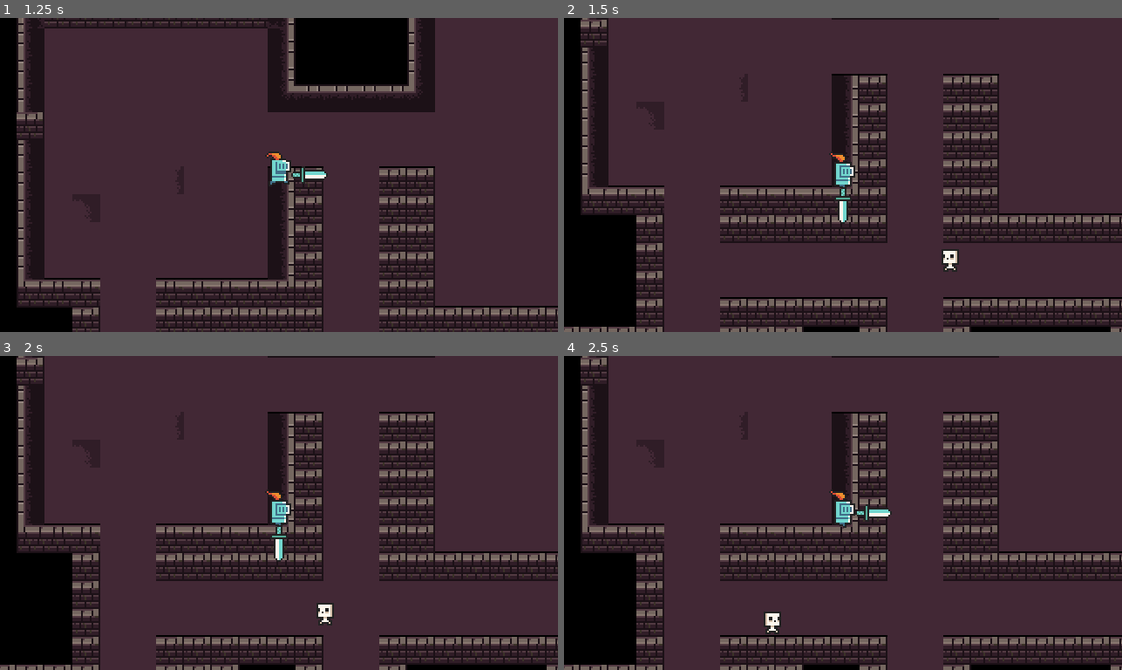
Above: before the commit, frames 1-4 (two rows, left to right).
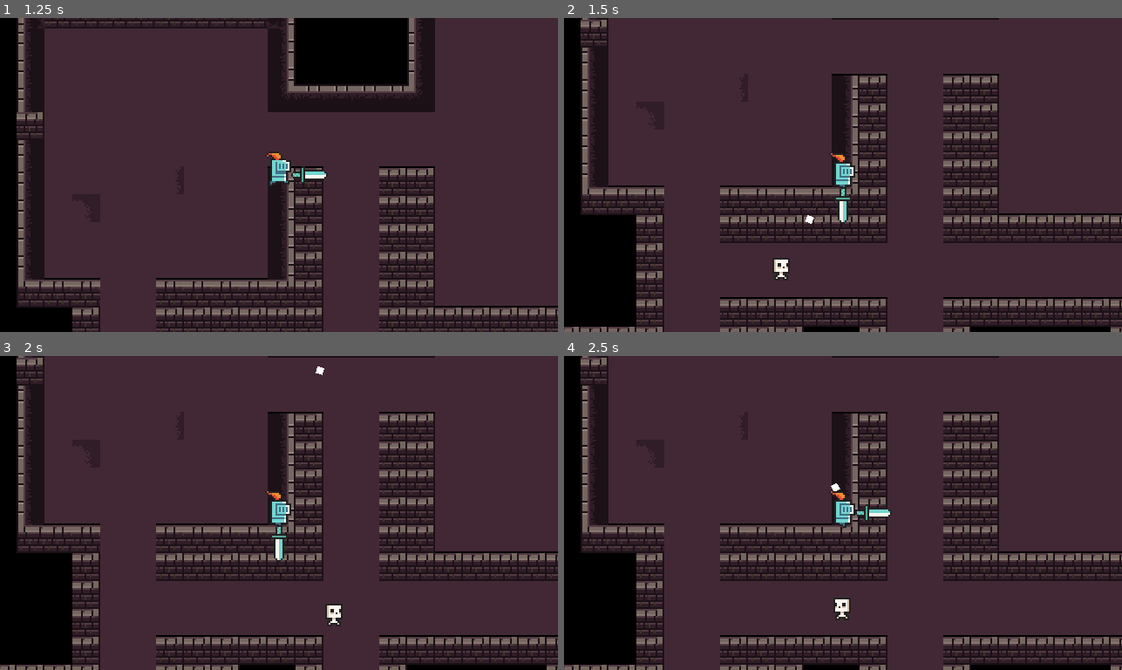
Above: after the commit, the same moments.

Repository: mkinteh2012-glitch/Dungeons-
Game: Godot game, scene res://Sprites/game.tscn
Same seed, same stepped clock (60 frames per second), same inputs: the game is played once before the commit and once after it.
Inputs:
- Up to frame 1 (1.25 s): tap Enter at 0.5 s; hold D (move_right) from 0.53 s (still down); tap Up (attack) at 0.6 s
- Up to frame 2 (1.5 s): release D (move_right) at 1.28 s; hold S (move_down) from 1.28 s (still down); tap Up (attack) at 1.35 s
- Up to frame 3 (2 s): keep holding S (move_down)
- Up to frame 4 (2.5 s): release S (move_down) at 2.03 s; hold D (move_right) from 2.03 s (still down); tap Alt at 2.1 s; tap Up (attack) at 2.3 s

Frame 1 is identical in both runs. In frame 2, 0.4% of the frame differs, in the area x 37-71%, y 62-84%; in frame 3, 0.3%; in frame 4, 0.4%.

Commit message:
Enemies got bullets now

Diff:
--- a/Levels/Test.tscn
+++ b/Levels/Test.tscn
@@ -1,8 +1,9 @@
-[gd_scene load_steps=8 format=4 uid="uid://85wsqpmigrem"]
+[gd_scene load_steps=9 format=4 uid="uid://85wsqpmigrem"]
 
 [ext_resource type="Texture2D" uid="uid://cvw86en08fxam" path="res://Images/37033d6e-0c40-44a3-857b-0192add29fc7.png" id="1_f8gr7"]
 [ext_resource type="Texture2D" uid="uid://burjsmcxgm5c6" path="res://Images/0f6a29db-2521-4e60-899f-1795dfa4906e.png" id="2_xfdtu"]
 [ext_resource type="PackedScene" uid="uid://drcjwnfgschuo" path="res://Sprites/Enemy/skitter.tscn" id="3_f8gr7"]
+[ext_resource type="PackedScene" uid="uid://ci38jjf03150f" path="res://Sprites/Projectile/skitter_projectile.tscn" id="4_xfdtu"]
 
 [sub_resource type="TileSetAtlasSource" id="TileSetAtlasSource_iotdp"]
 texture = ExtResource("1_f8gr7")
@@ -471,10 +472,12 @@
 [node name="PlayerSpawn" type="Marker2D" parent="."]
 position = Vector2(-45, -43)
 
+[node name="Skitter2" parent="." instance=ExtResource("3_f8gr7")]
+z_index = 1
+position = Vector2(65, 67)
+projectile_scene = ExtResource("4_xfdtu")
+
 [node name="Skitter" parent="." instance=ExtResource("3_f8gr7")]
 z_index = 1
-position = Vector2(220, -59)
-
-[node name="Skitter2" parent="." instance=ExtResource("3_f8gr7")]
-z_index = 1
-position = Vector2(58, 63)
+position = Vector2(218, -61)
+projectile_scene = ExtResource("4_xfdtu")
--- a/Scripts/Health.gd
+++ b/Scripts/Health.gd
@@ -1,16 +1,19 @@
 extends Node
 
 signal died
+signal health_changed(current_health)
 
-@export var max_health := 100
-var health := 100
+@export var max_health := 3        # 3 hearts
+var current_health := max_health
 
 func _ready():
-	health = max_health
+	current_health = max_health
 
-func take_damage(amount: int):
-	health -= amount
-	print("Health:", health)
+func take_damage(amount := 0.5):
+	current_health -= amount
+	current_health = clamp(current_health, 0, max_health)
 
-	if health <= 0:
+	emit_signal("health_changed", current_health)
+
+	if current_health <= 0:
 		emit_signal("died")
--- /dev/null
+++ b/Scripts/SkitterHealth.gd
@@ -0,0 +1,16 @@
+extends Node
+
+signal died
+
+@export var max_health := 100
+var health := 100
+
+func _ready():
+	health = max_health
+
+func take_damage(amount: int):
+	health -= amount
+	print("Health:", health)
+
+	if health <= 0:
+		emit_signal("died")
--- a/Scripts/dagger.gd
+++ b/Scripts/dagger.gd
@@ -20,24 +20,29 @@
 
 	can_attack = false
 
-	# 1. Position and Rotate
+	# 1. Position the Dagger
+	# We use global_position to ensure it stays where the player swung
 	global_position = owner_player.global_position + direction.normalized() * attack_range
-	rotation = direction.angle() + deg_to_rad(90)
+	rotation = direction.angle()
 
-	# 2. Enable Hitbox
+	# 2. Wake up the Hitbox
 	hitbox.monitoring = true
 
-	# Wait for the next physics frame to ensure overlap is detected
-	await get_tree().process_frame
+	# 3. Give the Physics Engine time to "feel" the overlap
+	# We wait 0.1 seconds (the duration of your swing/lunge)
+	await get_tree().create_timer(0.1).timeout
 
-	# 3. Detect and Damage
-	for body in hitbox.get_overlapping_bodies():
-		# Check if the body has a take_damage method and isn't the player
-		if body != owner_player and body.has_method("take_damage"):
+	# 4. Check what we hit
+	var bodies = hitbox.get_overlapping_bodies()
+
+	# Check the 'Output' console for this message!
+	print("Dagger hit: ", bodies)
+
+	for body in bodies:
+		if body.has_method("take_damage") and body != owner_player:
 			body.take_damage(damage)
 
-
-	# 4. Disable Hitbox and wait for cooldown
+	# 5. Cleanup
 	hitbox.monitoring = false
 	await get_tree().create_timer(cooldown).timeout
 	can_attack = true
--- a/Scripts/skitter.gd
+++ b/Scripts/skitter.gd
@@ -1,6 +1,9 @@
 extends CharacterBody2D
 
 ## --- Exports ---
+@export var max_health := 50
+var current_health: int
+
 @export_group("Movement")
 @export var base_speed := 90        # Slightly faster base
 @export var max_speed := 220       # Higher top speed for repositioning
@@ -10,7 +13,8 @@
 @export_group("Combat")
 @export var projectile_scene: PackedScene
 @export var shoot_cooldown := 0.4  # MUCH faster attack rate (was 1.0)
-@export var burst_count := 1       # Potential for future burst logic
+@export var burst_count := 3
+@export var burst_chance := 0.1
 
 @export_group("AI Behavior")
 @export var flee_offset_range := 24
@@ -28,9 +32,23 @@
 @onready var anim = $AnimatedSprite2D
 
 func _ready() -> void:
+	current_health = max_health # Initialize health
 	rng.randomize()
 	if not is_in_group("enemies"):
 		add_to_group("enemies")
+
+# This MUST be exactly 'take_damage' to match the dagger's check
+func take_damage(amount: int) -> void:
+	print("Enemy took ", amount, " damage!")
+	current_health -= amount
+
+	# Visual feedback (flash red)
+	modulate = Color.RED
+	await get_tree().create_timer(0.1).timeout
+	modulate = Color.WHITE
+
+	if current_health <= 0:
+		queue_free()
 
 func _physics_process(delta: float) -> void:
 	# 1. Player Validation
@@ -105,14 +123,33 @@
 		wall_escape_timer = wall_bounce_duration
 
 ## --- Combat ---
+## --- Combat ---
+## --- Combat ---
+## --- Combat ---
 func shoot(dir: Vector2) -> void:
 	if not projectile_scene: return
 
-	var proj = projectile_scene.instantiate()
-	proj.global_position = global_position
+	# Determine if this attack is a burst or a single shot
+	var is_burst = rng.randf() < burst_chance
+	var shots_to_fire = burst_count if is_burst else 1
 
-	# Safety check for projectile property
-	if "direction" in proj:
-		proj.direction = dir
+	for i in range(shots_to_fire):
+		var proj = projectile_scene.instantiate()
 
-	get_parent().add_child(proj)
+		# Small random spread (±4 degrees) so bullets don't overlap
+		var spread = deg_to_rad(rng.randf_range(-4, 4))
+		var final_dir = dir.rotated(spread)
+
+		proj.global_position = global_position
+
+		# Add to the main scene so projectiles don't move with the enemy
+		get_tree().current_scene.add_child(proj)
+
+		if "direction" in proj:
+			proj.direction = final_dir
+
+		proj.rotation = final_dir.angle()
+
+		# The 'await' creates the delay between shots in a burst
+		if shots_to_fire > 1 and i < shots_to_fire - 1:
+			await get_tree().create_timer(0.12).timeout
--- a/Scripts/skitter_projectile.gd
+++ b/Scripts/skitter_projectile.gd
@@ -1,19 +1,19 @@
 extends Area2D
 
-@export var speed := 200
+@export var speed := 400.0
 var direction := Vector2.ZERO
 
-func _physics_process(delta):
+func _physics_process(delta: float) -> void:
+	# This moves the projectile forward
 	global_position += direction * speed * delta
 
-	# Optional: destroy if off-screen
-	var vp = get_viewport_rect()
-	if global_position.x < 0 or global_position.y < 0 \
-	or global_position.x > vp.size.x or global_position.y > vp.size.y:
+func _on_body_entered(body: Node2D) -> void:
+	if body.is_in_group("player"):
+		# body.take_damage(10) # Replace with your player damage logic
+		queue_free()
+	elif body is TileMap:
 		queue_free()
 
-func _on_body_entered(body):
-	if body.name == "Player": # assumes your player node is named Player
-		if body.has_method("take_damage"):
-			body.take_damage(1)
-		queue_free()
+# Helps performance by deleting bullets that miss
+func _on_visible_on_screen_notifier_2d_screen_exited() -> void:
+	queue_free()
--- a/Sprites/Enemy/skitter.tscn
+++ b/Sprites/Enemy/skitter.tscn
@@ -2,7 +2,7 @@
 
 [ext_resource type="Texture2D" uid="uid://cn88p321ynfw" path="res://Images/0x72_DungeonTilesetII_v1.7.png" id="1_8a645"]
 [ext_resource type="Script" uid="uid://bnhqxwp63qmbw" path="res://Scripts/skitter.gd" id="1_kug7q"]
-[ext_resource type="Script" uid="uid://dh3hgrq7pmdre" path="res://Scripts/Health.gd" id="4_0thfl"]
+[ext_resource type="Script" uid="uid://dh3hgrq7pmdre" path="res://Scripts/SkitterHealth.gd" id="4_0thfl"]
 
 [sub_resource type="AtlasTexture" id="AtlasTexture_qta1n"]
 atlas = ExtResource("1_8a645")
@@ -70,6 +70,7 @@
 size = Vector2(8, 13)
 
 [node name="Skitter" type="CharacterBody2D"]
+collision_layer = 2
 script = ExtResource("1_kug7q")
 
 [node name="Timer" type="Timer" parent="."]
@@ -83,5 +84,5 @@
 position = Vector2(0, 1.5)
 shape = SubResource("RectangleShape2D_sl8p1")
 
-[node name="Health" type="Node" parent="."]
+[node name="SkitterHealth" type="Node" parent="."]
 script = ExtResource("4_0thfl")
--- a/Sprites/Player.tscn
+++ b/Sprites/Player.tscn
@@ -1,8 +1,9 @@
-[gd_scene load_steps=13 format=3 uid="uid://b7hddce26nu4x"]
+[gd_scene load_steps=14 format=3 uid="uid://b7hddce26nu4x"]
 
 [ext_resource type="Script" uid="uid://cdhnb3xfajp6p" path="res://Scripts/player.gd" id="1_7dks2"]
 [ext_resource type="Texture2D" uid="uid://cn88p321ynfw" path="res://Images/0x72_DungeonTilesetII_v1.7.png" id="1_awwv4"]
-[ext_resource type="Script" uid="uid://dh3hgrq7pmdre" path="res://Scripts/Health.gd" id="3_c2xe1"]
+[ext_resource type="Script" uid="uid://dh3hgrq7pmdre" path="res://Scripts/SkitterHealth.gd" id="3_c2xe1"]
+[ext_resource type="Script" uid="uid://cqrf8k3aw0537" path="res://Scripts/health.gd" id="4_fj2py"]
 
 [sub_resource type="AtlasTexture" id="AtlasTexture_4daxp"]
 atlas = ExtResource("1_awwv4")
@@ -90,4 +91,4 @@
 script = ExtResource("3_c2xe1")
 
 [node name="Health" type="Node" parent="."]
-script = ExtResource("3_c2xe1")
+script = ExtResource("4_fj2py")
--- /dev/null
+++ b/UI/Hearts.tscn
@@ -0,0 +1,66 @@
+[gd_scene load_steps=10 format=3 uid="uid://bmhy8a5lishmo"]
+
+[ext_resource type="Texture2D" uid="uid://c6h7smd27gbiu" path="res://Images/HealthUI.png" id="1_0lx7c"]
+
+[sub_resource type="AtlasTexture" id="AtlasTexture_56ksd"]
+atlas = ExtResource("1_0lx7c")
+region = Rect2(0, 0, 33, 11)
+
+[sub_resource type="AtlasTexture" id="AtlasTexture_q7oqs"]
+atlas = ExtResource("1_0lx7c")
+region = Rect2(0, 11, 33, 11)
+
+[sub_resource type="AtlasTexture" id="AtlasTexture_8kmf1"]
+atlas = ExtResource("1_0lx7c")
+region = Rect2(0, 22, 33, 11)
+
+[sub_resource type="AtlasTexture" id="AtlasTexture_eeble"]
+atlas = ExtResource("1_0lx7c")
+region = Rect2(0, 33, 33, 11)
+
+[sub_resource type="AtlasTexture" id="AtlasTexture_4bpxh"]
+atlas = ExtResource("1_0lx7c")
+region = Rect2(0, 44, 33, 11)
+
+[sub_resource type="AtlasTexture" id="AtlasTexture_j7a1o"]
+atlas = ExtResource("1_0lx7c")
+region = Rect2(0, 55, 33, 11)
+
+[sub_resource type="AtlasTexture" id="AtlasTexture_roiue"]
+atlas = ExtResource("1_0lx7c")
+region = Rect2(0, 66, 33, 11)
+
+[sub_resource type="SpriteFrames" id="SpriteFrames_linqy"]
+animations = [{
+"frames": [{
+"duration": 1.0,
+"texture": SubResource("AtlasTexture_56ksd")
+}, {
+"duration": 1.0,
+"texture": SubResource("AtlasTexture_q7oqs")
+}, {
+"duration": 1.0,
+"texture": SubResource("AtlasTexture_8kmf1")
+}, {
+"duration": 1.0,
+"texture": SubResource("AtlasTexture_eeble")
+}, {
+"duration": 1.0,
+"texture": SubResource("AtlasTexture_4bpxh")
+}, {
+"duration": 1.0,
+"texture": SubResource("AtlasTexture_j7a1o")
+}, {
+"duration": 1.0,
+"texture": SubResource("AtlasTexture_roiue")
+}],
+"loop": true,
+"name": &"0",
+"speed": 5.0
+}]
+
+[node name="Node2D" type="Node2D"]
+
+[node name="AnimatedSprite2D" type="AnimatedSprite2D" parent="."]
+sprite_frames = SubResource("SpriteFrames_linqy")
+animation = &"0"
--- a/Weapons/dagger.tscn
+++ b/Weapons/dagger.tscn
@@ -32,6 +32,8 @@
 sprite_frames = SubResource("SpriteFrames_apr56")
 
 [node name="Hitbox" type="Area2D" parent="."]
+collision_layer = 0
+collision_mask = 2
 monitoring = false
 
 [node name="CollisionShape2D" type="CollisionShape2D" parent="Hitbox"]
--- a/project.godot
+++ b/project.godot
@@ -18,6 +18,7 @@
 
 window/size/viewport_width=640
 window/size/viewport_height=360
+window/size/mode=4
 window/stretch/mode="viewport"
 
 [editor_plugins]
Binary file added: Images/HealthUI.png
Not shown, added: Images/HealthUI.png.import
Not shown, changed: Scripts/Health.gd.uid
Not shown, added: Scripts/SkitterHealth.gd.uid
